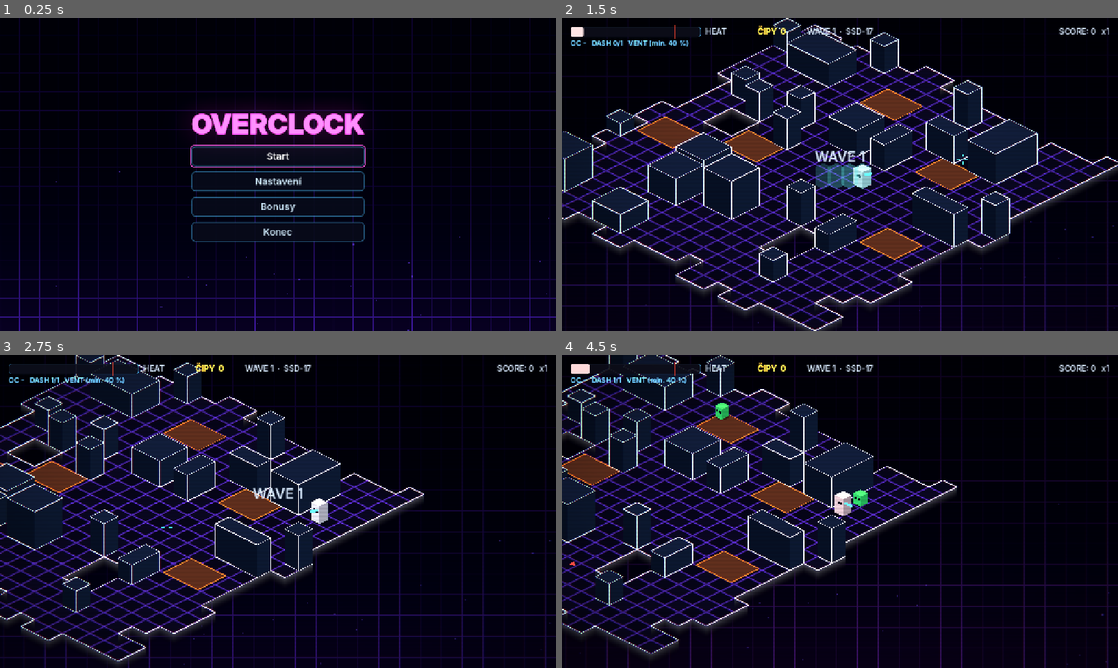
Above: before the commit, frames 1-4 (two rows, left to right).
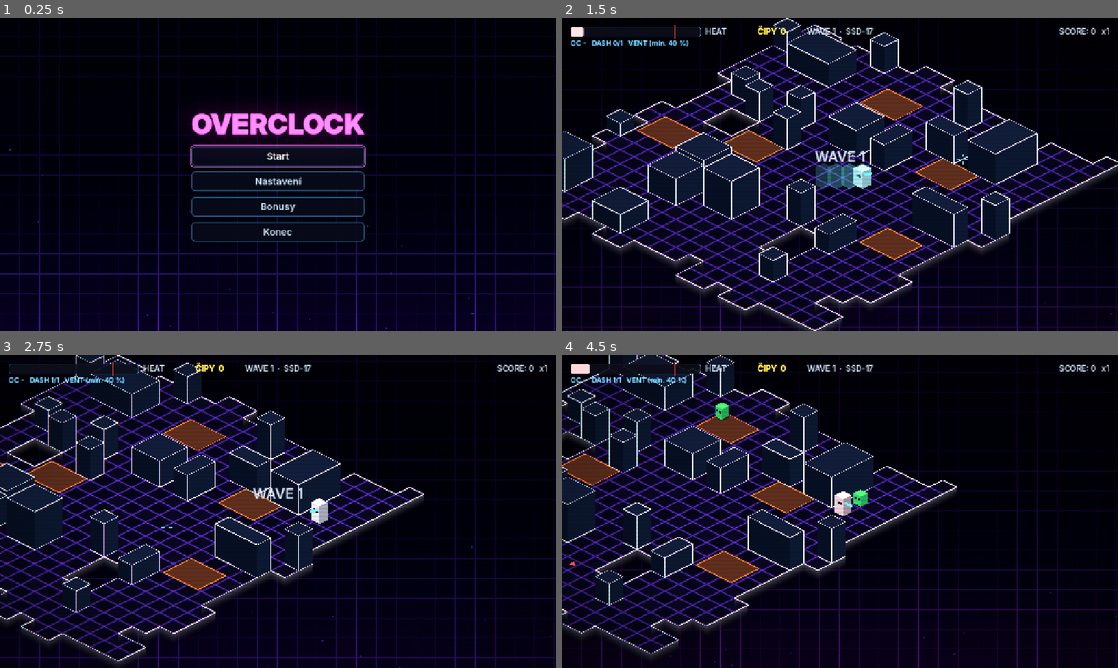
Above: after the commit, the same moments.

Repository: I3lade02/project-x
Game: Godot game, scene res://scenes/main_menu.tscn
Same seed, same stepped clock (60 frames per second), same inputs: the game is played once before the commit and once after it.
Inputs (mouse positions are in pixels of both pictures, inside the frame that each line leads up to):
- Up to frame 1 (0.25 s): no input
- Up to frame 2 (1.5 s): click "Start" at 0.5 s; tap Enter at 1.25 s; move the mouse to (962, 158) at 1.27 s; hold D (move_right) from 1.28 s (still down); right-click (962, 158) at 1.35 s; click (962, 158) at 1.42 s
- Up to frame 3 (2.75 s): keep holding D (move_right); tap W (jump) at 1.52, 2.27 s; move the mouse to (166, 527) at 2.02 s; tap E (interact) at 2.1 s
- Up to frame 4 (4.5 s): move the mouse to (895, 442) at 2.77 s; release D (move_right) at 2.78 s; hold A (move_left) 2.78-3.53 s; hold Shift (overclock) 2.78-3.53 s; move the mouse to (812, 574) at 3.52 s; hold D (move_right) from 3.53 s (still down); tap L (p2_dash) at 3.6 s; click (812, 574) at 3.67 s; tap W (jump) at 3.77 s; move the mouse to (1006, 558) at 4.27 s; tap I (p2_interact) at 4.35 s

The runs differ from the first frame. In frame 1, 11% of the frame differs, in the area x 0-100%, y 0-100%; in frame 2, 3.7%; in frame 3, 4.8%; in frame 4, 4.7%.

Commit message:
fix: fullscreen fix

Diff:
--- a/project.godot
+++ b/project.godot
@@ -145,6 +145,8 @@
 
 [rendering]
 
+environment/defaults/default_clear_color=Color(0.02, 0.02, 0.05, 1)
+
 rendering_device/driver.windows="d3d12"
 textures/vram_compression/import_etc2_astc=true
 viewport/hdr_2d=true
--- a/scenes/arena_iso.tscn
+++ b/scenes/arena_iso.tscn
@@ -54,21 +54,27 @@
 layer = -10
 
 [node name="Background" type="ColorRect" parent="Backdrop"]
-material = SubResource("grid_mat")
+anchor_left = 0.0
+anchor_top = 0.0
+anchor_right = 1.0
+anchor_bottom = 1.0
 offset_left = -40.0
 offset_top = -40.0
-offset_right = 1320.0
-offset_bottom = 760.0
+offset_right = 40.0
+offset_bottom = 40.0
+grow_horizontal = 1
+grow_vertical = 1
+material = SubResource("grid_mat")
 mouse_filter = 2
 color = Color(0.07, 0.08, 0.12, 1)
 
 [node name="Motes" type="CPUParticles2D" parent="Backdrop"]
-position = Vector2(640, 760)
+position = Vector2(640, 900)
 amount = 40
-lifetime = 9.0
-preprocess = 9.0
+lifetime = 12.0
+preprocess = 12.0
 emission_shape = 3
-emission_rect_extents = Vector2(680, 10)
+emission_rect_extents = Vector2(1000, 10)
 direction = Vector2(0, -1)
 spread = 10.0
 gravity = Vector2(0, 0)
@@ -99,26 +105,44 @@
 layer = 2
 
 [node name="StatusLabel" type="Label" parent="HUD"]
-offset_left = 290.0
-offset_top = 300.0
-offset_right = 990.0
-offset_bottom = 350.0
+anchor_left = 0.5
+anchor_top = 0.5
+anchor_right = 0.5
+anchor_bottom = 0.5
+offset_left = -350.0
+offset_top = -60.0
+offset_right = 350.0
+offset_bottom = -10.0
+grow_horizontal = 2
+grow_vertical = 2
 theme_override_font_sizes/font_size = 32
 horizontal_alignment = 1
 
 [node name="ScoreLabel" type="Label" parent="HUD"]
-offset_left = 960.0
+anchor_left = 1.0
+anchor_top = 0.0
+anchor_right = 1.0
+anchor_bottom = 0.0
+offset_left = -320.0
 offset_top = 20.0
-offset_right = 1260.0
+offset_right = -20.0
 offset_bottom = 44.0
+grow_horizontal = 0
+grow_vertical = 1
 text = "SCORE: 0   x1"
 horizontal_alignment = 2
 
 [node name="WaveLabel" type="Label" parent="HUD"]
-offset_left = 390.0
+anchor_left = 0.5
+anchor_top = 0.0
+anchor_right = 0.5
+anchor_bottom = 0.0
+offset_left = -250.0
 offset_top = 20.0
-offset_right = 890.0
+offset_right = 250.0
 offset_bottom = 44.0
+grow_horizontal = 2
+grow_vertical = 1
 text = "WAVE 1"
 horizontal_alignment = 1
 
@@ -175,11 +199,17 @@
 color = Color(0.5, 1, 1, 1)
 
 [node name="BossLabel" type="Label" parent="HUD"]
+anchor_left = 0.5
+anchor_top = 0.0
+anchor_right = 0.5
+anchor_bottom = 0.0
+offset_left = -200.0
+offset_top = 48.0
+offset_right = 200.0
+offset_bottom = 72.0
+grow_horizontal = 2
+grow_vertical = 1
 visible = false
-offset_left = 440.0
-offset_top = 48.0
-offset_right = 840.0
-offset_bottom = 72.0
 theme_type_variation = &"HeaderLabel"
 theme_override_colors/font_color = Color(2.4, 0.5, 1.9, 1)
 theme_override_font_sizes/font_size = 18
@@ -187,12 +217,18 @@
 horizontal_alignment = 1
 
 [node name="BossBar" type="ProgressBar" parent="HUD"]
+anchor_left = 0.5
+anchor_top = 0.0
+anchor_right = 0.5
+anchor_bottom = 0.0
+offset_left = -200.0
+offset_top = 76.0
+offset_right = 200.0
+offset_bottom = 90.0
+grow_horizontal = 2
+grow_vertical = 1
 visible = false
 modulate = Color(2.4, 0.5, 1.9, 1)
-offset_left = 440.0
-offset_top = 76.0
-offset_right = 840.0
-offset_bottom = 90.0
 value = 100.0
 show_percentage = false
 
@@ -203,11 +239,17 @@
 offset_bottom = 100.0
 
 [node name="P2Hud" parent="HUD" instance=ExtResource("17")]
+anchor_left = 0.0
+anchor_top = 1.0
+anchor_right = 0.0
+anchor_bottom = 1.0
+offset_left = 20.0
+offset_top = -104.0
+offset_right = 640.0
+offset_bottom = -24.0
+grow_horizontal = 1
+grow_vertical = 0
 visible = false
-offset_left = 20.0
-offset_top = 616.0
-offset_right = 640.0
-offset_bottom = 696.0
 
 [node name="Indicators" type="Control" parent="HUD"]
 anchors_preset = 15
--- a/scenes/main_menu.tscn
+++ b/scenes/main_menu.tscn
@@ -37,12 +37,12 @@
 color = Color(0.07, 0.08, 0.12, 1)
 
 [node name="Motes" type="CPUParticles2D" parent="."]
-position = Vector2(640, 760)
+position = Vector2(640, 900)
 amount = 40
-lifetime = 9.0
-preprocess = 9.0
+lifetime = 12.0
+preprocess = 12.0
 emission_shape = 3
-emission_rect_extents = Vector2(680, 10)
+emission_rect_extents = Vector2(1000, 10)
 direction = Vector2(0, -1)
 spread = 10.0
 gravity = Vector2(0, 0)
--- a/shaders/grid_bg.gdshader
+++ b/shaders/grid_bg.gdshader
@@ -5,16 +5,16 @@
 uniform vec4 base_color : source_color = vec4(0.015, 0.015, 0.05, 1.0);
 uniform vec4 grid_color : source_color = vec4(0.30, 0.12, 0.75, 1.0);
 uniform vec4 hot_color : source_color = vec4(1.0, 0.15, 0.05, 1.0);
-uniform vec2 size = vec2(1360.0, 800.0);
 uniform float cell = 48.0;
 uniform float scroll_speed = 12.0;
 
 void fragment() {
-	vec2 p = UV * size;
+	vec2 vs = 1.0 / SCREEN_PIXEL_SIZE;                    // velikost obrazovky v pixelech
+	vec2 p = SCREEN_UV * vec2(vs.x / vs.y * 760.0, 760.0); // buňky stejně velké na každém poměru stran
 	p.y += TIME * scroll_speed;
 	vec2 g = abs(fract(p / cell - 0.5) - 0.5) * cell;
 	float line = 1.0 - smoothstep(0.0, 1.5, min(g.x, g.y));
-	float horizon = pow(UV.y, 3.0);
+	float horizon = pow(SCREEN_UV.y, 3.0);
 	vec3 gc = mix(grid_color.rgb, hot_color.rgb, clamp(heat, 0.0, 1.0));
 	vec3 col = base_color.rgb + gc * line * (0.18 + 0.55 * horizon) + gc * horizon * 0.12;
 	col += hot_color.rgb * smoothstep(0.7, 1.0, heat) * (0.5 + 0.5 * sin(TIME * 8.0)) * 0.06;
